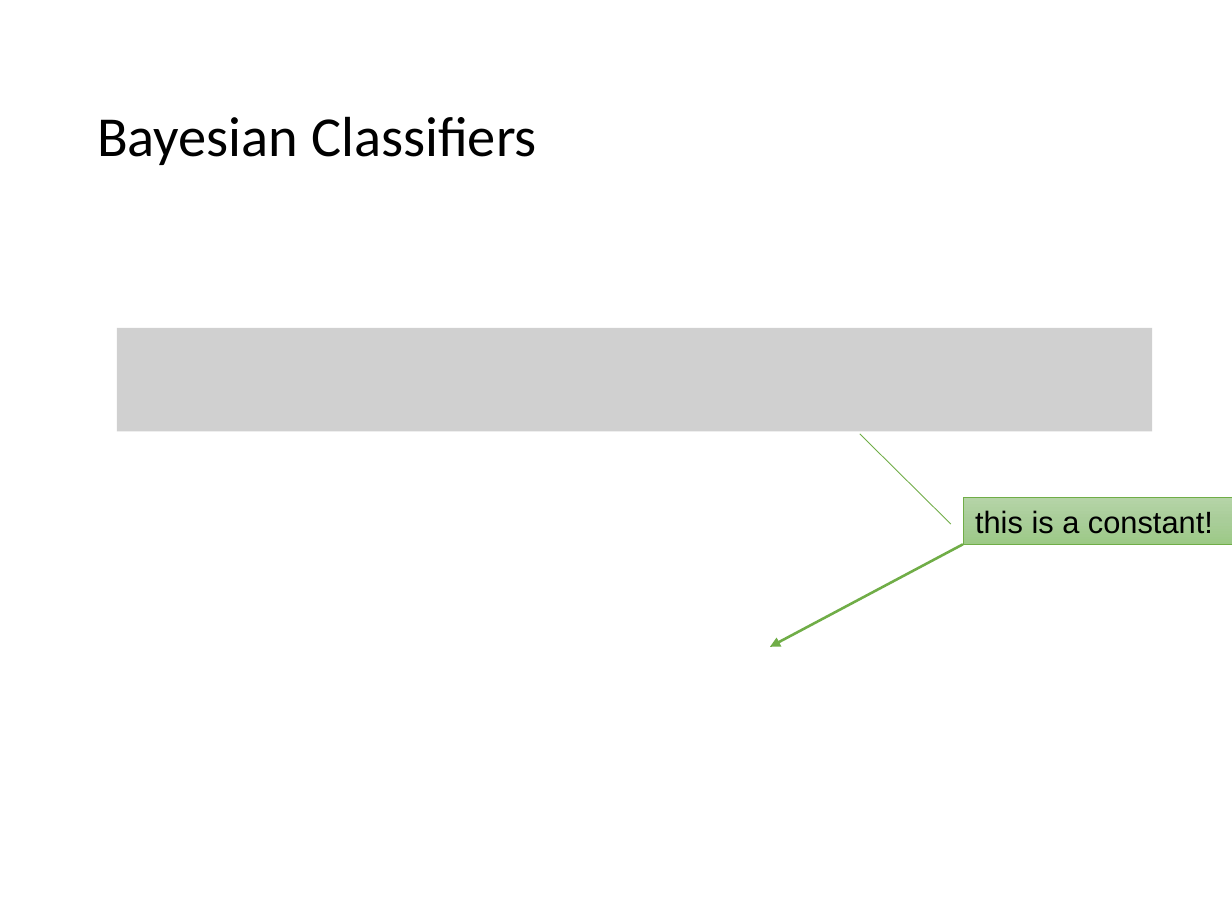
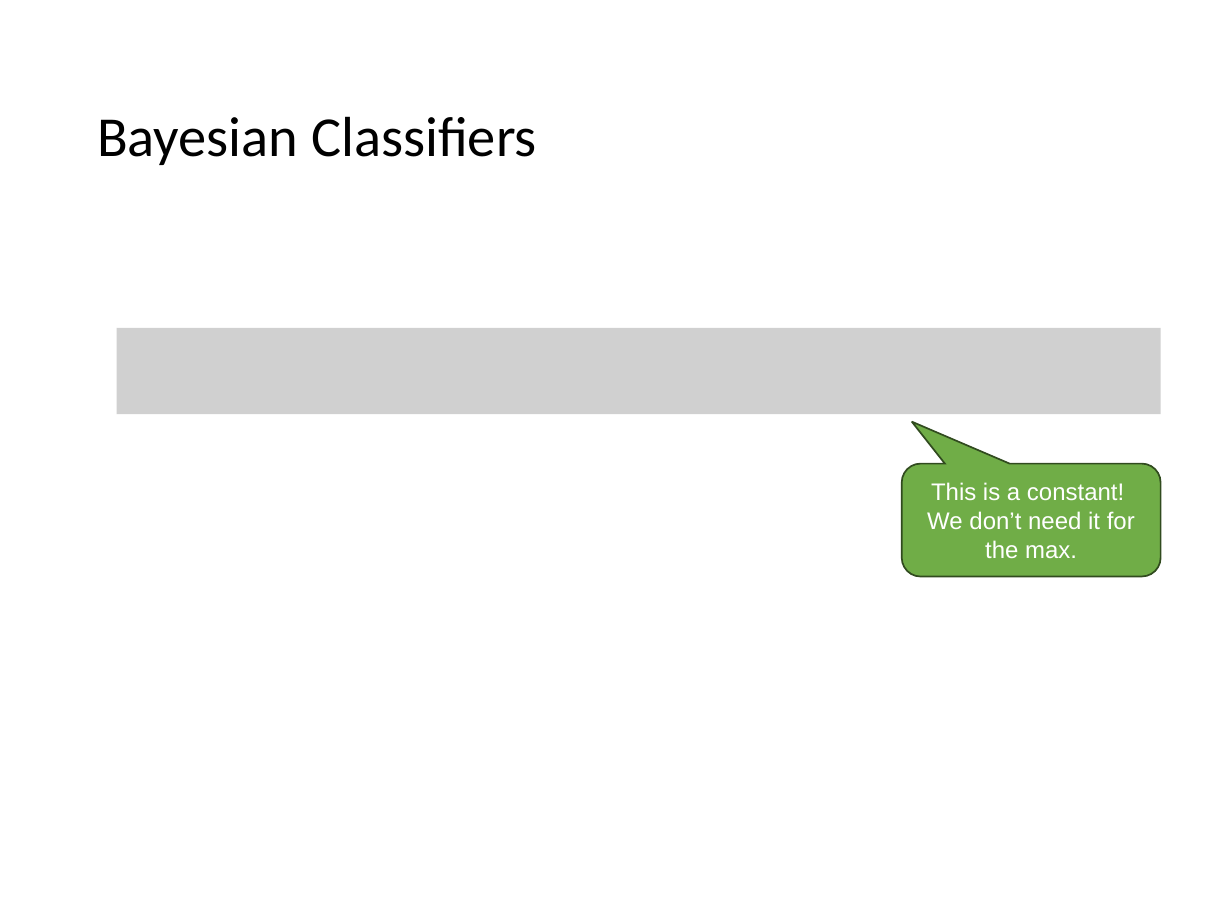
Before and after one commit to mhahsler/Introduction_to_Data_Mining_R_Examples, a slide deck: slide 42 of slides/chap4_alternative_classification.pptx. Drawn at 1232x924 pixels with LibreOffice and Linux fonts; fonts in the diff are those of the drawing; grey boxes stand for pictures. Boxes give left, top, right and bottom in pixels: in the first picture for what was removed or moved away, otherwise in the second. Text is boxed around its words. In the diff, an @@ line names an element or a change of style, - is before the commit and + after.

```diff
--- a/slides/chap4_alternative_classification.pptx
+++ b/slides/chap4_alternative_classification.pptx
@@ picture: place and size @@
-picture at <box>117,328,1152,431</box>
+picture at <box>117,328,1161,414</box>
@@ rounded speech box added at <box>902,463,1161,577</box>, fill #70AD47, outline #314C1F 1 pt, 14 pt, text #FFFFFF @@
+This is a constant!
+We don’t need it for the max.
@@ border callout removed at <box>963,498,1232,545</box> @@
-this is a constant!
@@ arrow removed from (963, 545) to (770, 647) @@
```
Also in this commit, not shown: 11 other slides changed, 1 other file.
